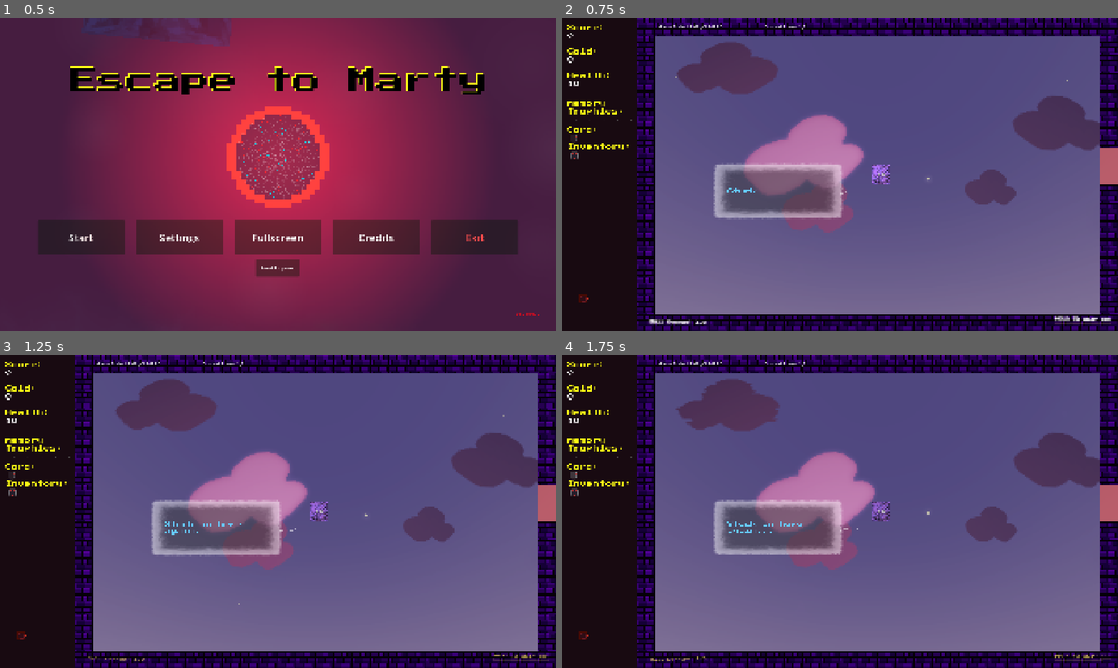
Above: before the commit, frames 1-4 (two rows, left to right).
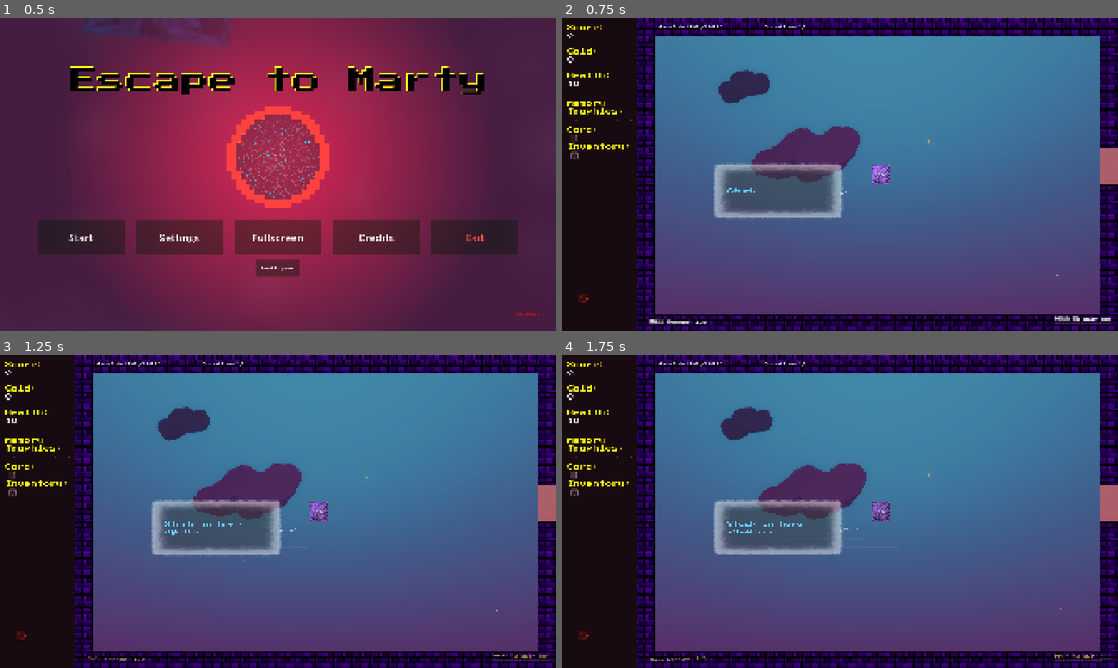
Above: after the commit, the same moments.

Repository: lostpoet999/escape_to_marty
Game: Godot game, scene res://scenes_and_scripts/ui_main_menu/main_menu.tscn
Same seed, same stepped clock (60 frames per second), same inputs: the game is played once before the commit and once after it. Sound files missing from this copy of the repository are replaced by a short silence.
Inputs (mouse positions are in pixels of both pictures, inside the frame that each line leads up to):
- Up to frame 1 (0.5 s): no input
- Up to frame 2 (0.75 s): click "Start" at 0.5 s
- Up to frame 3 (1.25 s): no input
- Up to frame 4 (1.75 s): click (573, 473) at 1.27 s

Frame 1 is identical in both runs. In frame 2, 69% of the frame differs, in the area x 16-97%, y 5-95%; in frame 3, 69%; in frame 4, 69%.

Commit message:
chore: bg3d work with new clouds

Diff:
--- a/scenes_and_scripts/backgrounds/BG Objects/mat_cloud_sprite.gdshader
+++ b/scenes_and_scripts/backgrounds/BG Objects/mat_cloud_sprite.gdshader
@@ -1,14 +1,15 @@
 shader_type spatial;
 render_mode blend_mix, cull_back, depth_draw_never, shadows_disabled;
 
-uniform sampler2D cloud_texture : source_color, filter_linear;
+uniform sampler2D cloud_texture : source_color, filter_nearest;
 uniform vec4 cloud_tint : source_color = vec4(0.875, 0.518, 0.647, 1.0);
 uniform float base_glow : hint_range(0.0, 1.0) = 0.35;
 
 void fragment() {
-	ALBEDO = COLOR.rgb * cloud_tint.rgb;
+	vec4 tex = texture(cloud_texture, UV);
+	ALBEDO = tex.rgb * COLOR.rgb * cloud_tint.rgb;
 	EMISSION = ALBEDO * base_glow;
-	ALPHA = texture(cloud_texture, UV).a * cloud_tint.a * COLOR.a;
+	ALPHA = tex.a * cloud_tint.a * COLOR.a;
 }
 
 void light() {
--- a/scenes_and_scripts/backgrounds/BG Objects/mat_cloud_sprite.tres
+++ b/scenes_and_scripts/backgrounds/BG Objects/mat_cloud_sprite.tres
@@ -7,5 +7,5 @@
 render_priority = 0
 shader = ExtResource("1_shdr")
 shader_parameter/cloud_texture = ExtResource("2_cloud")
-shader_parameter/cloud_tint = Color(0.8745098, 0.5176471, 0.64705884, 1)
+shader_parameter/cloud_tint = Color(0.47843137, 0.21176471, 0.48235294, 1)
 shader_parameter/base_glow = 0.35
--- a/scenes_and_scripts/backgrounds/bg_3d.gd
+++ b/scenes_and_scripts/backgrounds/bg_3d.gd
@@ -1,12 +1,7 @@
 extends Node3D
 
 const parallax_rest: Vector2 = Vector2(1091, 923)
-var cloud_material: ShaderMaterial = preload("res://scenes_and_scripts/backgrounds/BG Objects/mat_cloud.tres")
 
-## how far the floor tint is darkened toward black before it becomes cloud albedo
-@export var bg3d_cloud_darken: float = 0.3
-## how far the floor tint is desaturated toward gray before it becomes cloud albedo
-@export var bg3d_cloud_desaturate: float = 0.15
 ## how far a derived key light is whitened toward neutral so it tints rather than washes
 @export var bg3d_key_whiten: float = 0.4
 
@@ -55,12 +50,6 @@
 	var fd: FloorData = GameManager.floor_data
 	if fd == null:
 		return
-	var albedo: Color
-	if fd.bg_cloud_color.a > 0.0:
-		albedo = fd.bg_cloud_color
-	else:
-		albedo = _cloud_albedo_from_tint(fd.wall_modulate, bg3d_cloud_darken, bg3d_cloud_desaturate)
-	cloud_material.set_shader_parameter("cloud_color", albedo)
 	if fd.bg_key_light_color.a > 0.0:
 		key_light.light_color = fd.bg_key_light_color
 	else:
@@ -87,11 +76,6 @@
 		env.adjustment_enabled = true
 		env.adjustment_saturation = fd.bg_saturation
 
-func _cloud_albedo_from_tint(tint: Color, darken: float, desaturate: float) -> Color:
-	var c: Color = tint.darkened(darken)
-	var gray: float = c.get_luminance()
-	return c.lerp(Color(gray, gray, gray, c.a), desaturate)
-
 func _process(_delta: float) -> void:
 	if not camera_3d: return
 	if not BG3DRemote.is_active(): return
--- a/scenes_and_scripts/backgrounds/bg_3d.tscn
+++ b/scenes_and_scripts/backgrounds/bg_3d.tscn
@@ -6,11 +6,11 @@
 [ext_resource type="Script" uid="uid://djyqs3netpwfe" path="res://scenes_and_scripts/backgrounds/bg_cloud_spawner.gd" id="4_cldsp"]
 
 [sub_resource type="ProceduralSkyMaterial" id="ProceduralSkyMaterial_ss3jj"]
-sky_top_color = Color(0.19095299, 0.1519762, 0.30743927, 1)
-sky_horizon_color = Color(0.1911475, 0.27601853, 0.38250917, 1)
+sky_top_color = Color(0.2509804, 0.15294118, 0.31764707, 1)
+sky_horizon_color = Color(0.23529412, 0.36862746, 0.54509807, 1)
 sky_curve = 0.34460923
-ground_bottom_color = Color(0.19095299, 0.1519762, 0.30743927, 1)
-ground_horizon_color = Color(0.1911475, 0.27601853, 0.38250917, 1)
+ground_bottom_color = Color(0.2509804, 0.15294118, 0.31764707, 1)
+ground_horizon_color = Color(0.23529412, 0.36862746, 0.54509807, 1)
 ground_curve = 0.033635926
 use_debanding = false
 
@@ -142,7 +142,7 @@
 draw_pass_1 = SubResource("BoxMesh_ngguw")
 
 [node name="Camera3D" type="Camera3D" parent="." unique_id=1553591780]
-transform = Transform3D(1, 0, 0, 0, 0.9063078, -0.42261827, 0, 0.42261827, 0.9063078, 0.831, 0.923, 0)
+transform = Transform3D(1, 0, 0, 0, 0.9682978, -0.24979907, 0, 0.24979907, 0.9682978, 0.831, 0.923, 0)
 
 [node name="FrameGuide" type="Node3D" parent="Camera3D" unique_id=13733052]
 
@@ -164,14 +164,14 @@
 
 [node name="Sun" type="DirectionalLight3D" parent="." unique_id=1553591781]
 transform = Transform3D(1, 0, 0, 0, -0.8660254, -0.5, 0, 0.5, -0.8660254, 0, 0, 0)
-light_color = Color(1, 0.94, 0.82, 1)
+light_color = Color(0.9098039, 0.75686276, 0.4392157, 1)
 light_energy = 0.5
 
 [node name="CloudSpawner" type="Node3D" parent="." unique_id=147013607]
 script = ExtResource("4_cldsp")
 cloud_scene = ExtResource("3_ryyjo")
-min_clouds = 5
-max_clouds = 8
+min_clouds = 3
+max_clouds = 5
 depth_near = 2.0
 depth_far = 40.0
 speed_near = 0.35
--- a/scenes_and_scripts/backgrounds/bg_cloud_spawner.gd
+++ b/scenes_and_scripts/backgrounds/bg_cloud_spawner.gd
@@ -32,6 +32,12 @@
 @export var jitter_frame_seconds: float = 0.3
 ## shared cloud material applied to each cloud sprite
 @export var sprite_material: Material = preload("res://scenes_and_scripts/backgrounds/BG Objects/mat_cloud_sprite.tres")
+## texture pool for normal clouds; one is picked at random per spawn (jitter clouds keep the scene's 2-frame sheet)
+@export var cloud_textures: Array[Texture2D] = [
+	preload("res://scenes_and_scripts/backgrounds/BG Objects/f1/cloud_2_64x64.png"),
+	preload("res://scenes_and_scripts/backgrounds/BG Objects/f1/cloud_3_64x64.png"),
+	preload("res://scenes_and_scripts/backgrounds/BG Objects/f1/cloud_4_64x64.png"),
+]
 ## cloud sprite opacity at depth_far; near clouds stay fully solid
 @export var opacity_far: float = 0.55
 ## bottom of the vertical placement band, as a fraction of the view half-height at spawn depth
@@ -55,6 +61,7 @@
 	var frame_timer: float
 
 var _clouds: Array[DriftingCloud] = []
+var _texture_materials: Array[ShaderMaterial] = []
 var _camera_base: Transform3D
 var _tan_half_fov: float
 var _aspect: float
@@ -63,6 +70,12 @@
 @onready var _camera: Camera3D = $"../Camera3D"
 
 func _ready() -> void:
+	var base_material: ShaderMaterial = sprite_material as ShaderMaterial
+	if base_material != null:
+		for texture: Texture2D in cloud_textures:
+			var variant_material: ShaderMaterial = base_material.duplicate() as ShaderMaterial
+			variant_material.set_shader_parameter(&"cloud_texture", texture)
+			_texture_materials.append(variant_material)
 	_camera_base = _camera.global_transform
 	_tan_half_fov = tan(deg_to_rad(_camera.fov) * 0.5)
 	var view_size: Vector2 = get_viewport().get_visible_rect().size
@@ -112,11 +125,17 @@
 	cloud.node.scale = Vector3.ONE * cloud_scale
 	cloud.node.rotation_degrees.z = randf_range(-roll_jitter_deg, roll_jitter_deg)
 	var sprite: Sprite3D = node.get_node_or_null(^"Sprite3D") as Sprite3D
+	cloud.sprite = sprite
+	cloud.jitters = sprite != null and randf() < jitter_cloud_chance
 	if sprite != null:
 		sprite.flip_h = randf() < flip_chance
-		sprite.material_override = sprite_material
 		sprite.modulate = Color(1.0, 1.0, 1.0, lerpf(1.0, opacity_far, depth_t))
-	cloud.sprite = sprite
-	cloud.jitters = sprite != null and randf() < jitter_cloud_chance
+		if cloud.jitters or _texture_materials.is_empty():
+			sprite.material_override = sprite_material
+		else:
+			var pick: int = randi_range(0, _texture_materials.size() - 1)
+			sprite.texture = cloud_textures[pick]
+			sprite.hframes = 1
+			sprite.material_override = _texture_materials[pick]
 	add_child(cloud.node)
 	_clouds.append(cloud)
--- a/scenes_and_scripts/backgrounds/light.tscn
+++ b/scenes_and_scripts/backgrounds/light.tscn
@@ -4,7 +4,7 @@
 disable_ambient_light = true
 disable_fog = true
 emission_enabled = true
-emission = Color(0.98047405, 0.984503, 0.7510098, 1)
+emission = Color(0.9098039, 0.75686276, 0.4392157, 1)
 disable_receive_shadows = true
 
 [sub_resource type="SphereMesh" id="SphereMesh_kat55"]
@@ -18,6 +18,7 @@
 [node name="Light" type="Node3D" unique_id=1201690930]
 
 [node name="OmniLight3D" type="OmniLight3D" parent="." unique_id=1970887794]
+light_color = Color(0.9098039, 0.75686276, 0.4392157, 1)
 omni_range = 40.0
 
 [node name="MeshInstance3D" type="MeshInstance3D" parent="." unique_id=781147750]
--- a/scenes_and_scripts/levels/floor_1_the_intersection/floor_1_layout.tres
+++ b/scenes_and_scripts/levels/floor_1_the_intersection/floor_1_layout.tres
@@ -244,11 +244,9 @@
 wall_texture = ExtResource("18_6jhxo")
 wall_modulate = Color(0.6499996, 0, 1, 1)
 misty_background_enabled = false
-bg_key_light_color = Color(0.63201815, 0.002632752, 0.8803124, 1)
+bg_key_light_color = Color(0.9660379, 0.9879728, 0.9868508, 1)
+bg_fog_color = Color(0.96474224, 0.96474224, 0.9647421, 0)
 bg_glow_intensity = 0.7
-bg_tonemap_exposure = 0.65
-bg_sky_top_color = Color(0.42, 0.34, 0.62, 1)
-bg_sky_horizon_color = Color(0.66, 0.56, 0.72, 1)
-bg_cloud_color = Color(0.47906178, 0.036956716, 0.8535284, 1)
-bg_saturation = 0.9
+bg_sky_top_color = Color(0.30980393, 0.5607843, 0.7294118, 1)
+bg_sky_horizon_color = Color(0.47843137, 0.21176471, 0.48235294, 1)
 metadata/_custom_type_script = "uid://bvs3ugvgbabkc"
Not shown, added: scenes_and_scripts/backgrounds/BG Objects/f1/cloud_2_64x64.png.import
Not shown, added: scenes_and_scripts/backgrounds/BG Objects/f1/cloud_3_64x64.png.import
Not shown, added: scenes_and_scripts/backgrounds/BG Objects/f1/cloud_4_64x64.png.import
